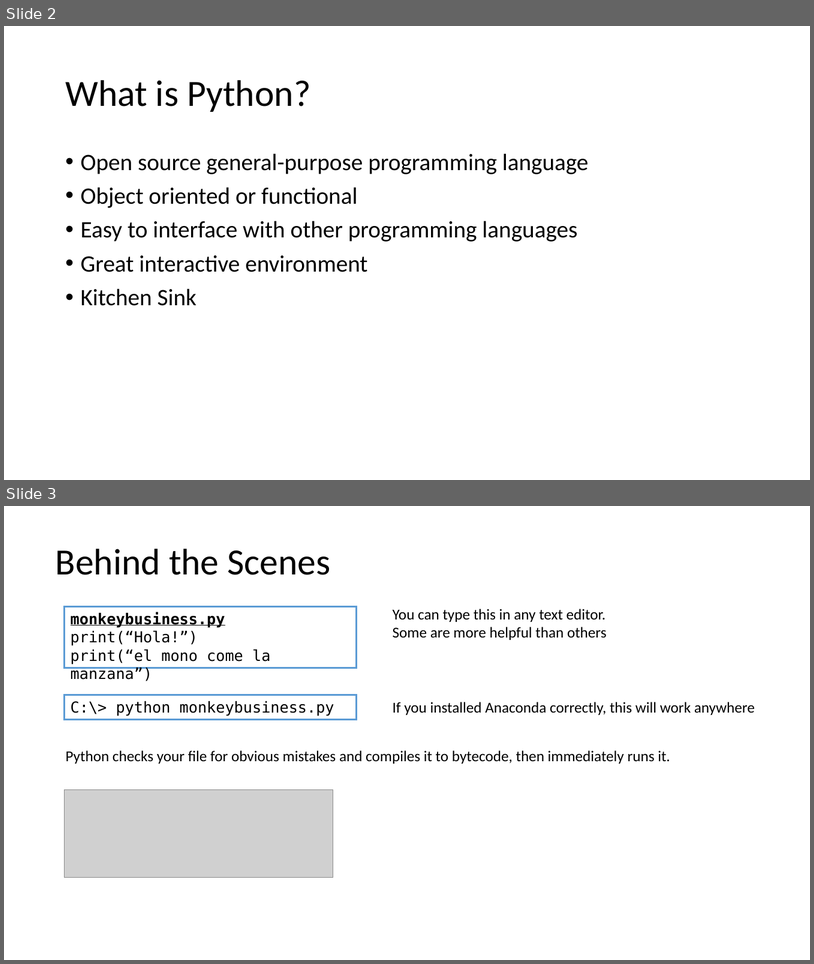
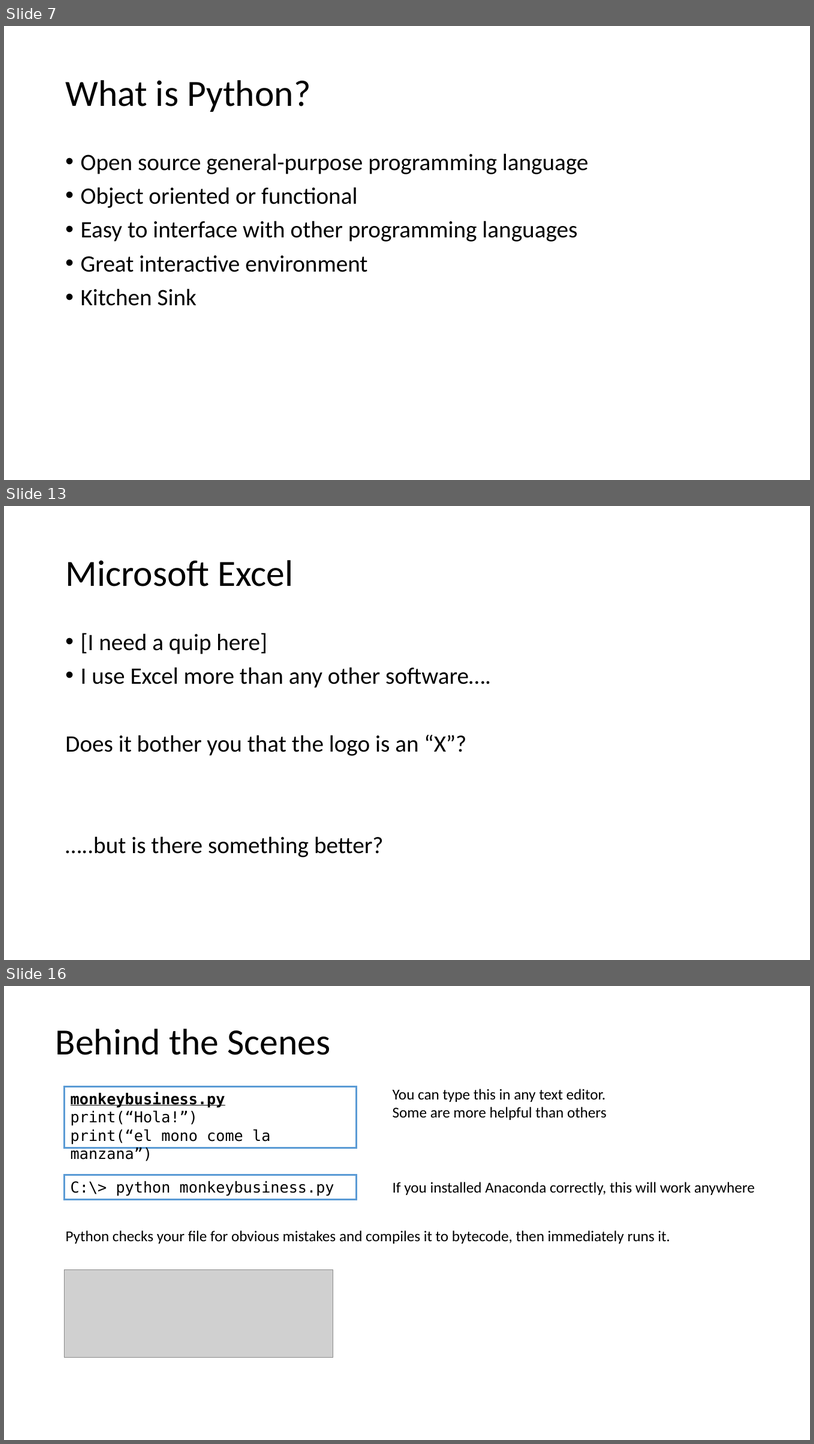
Before and after one commit to LimnoTech/Python-Data-Analysis-Course, a slide deck: Day1/IntroToPython/IntroToPython.pptx. Shown one above the other, each under a label of ours: slides 2 and 3 before the commit, slides 7, 13 and 16 after it; the slides between them are not shown. The pictures are 814x964 and 814x1444 pixels, drawn with LibreOffice and Linux fonts; fonts in the diff are those of the drawing; grey boxes stand for pictures. Boxes give left, top, right and bottom in pixels: in the first picture for what was removed or moved away, otherwise in the second. Text is boxed around its words. In the diff, an @@ line names an element or a change of style, - is before the commit and + after.

```diff
--- a/Day1/IntroToPython/IntroToPython.pptx
+++ b/Day1/IntroToPython/IntroToPython.pptx
@@ slide 13 added at [4,506,810,960], background #FFFFFF @@
@@ title added at [65,560,294,586], 44 pt, text #000000 @@
+Microsoft Excel
@@ text added at [65,633,491,857], 28 pt, text #000000 @@
+• [I need a quip here]
+• I use Excel more than any other software….
+Does it bother you that the logo is an “X”?
+…..but is there something better?
@@ what was slide 2 is now slide 7 @@
@@ what was slide 3 is now slide 16 @@
```
Also in this commit, not shown: 13 other slides added, 1 other file.
